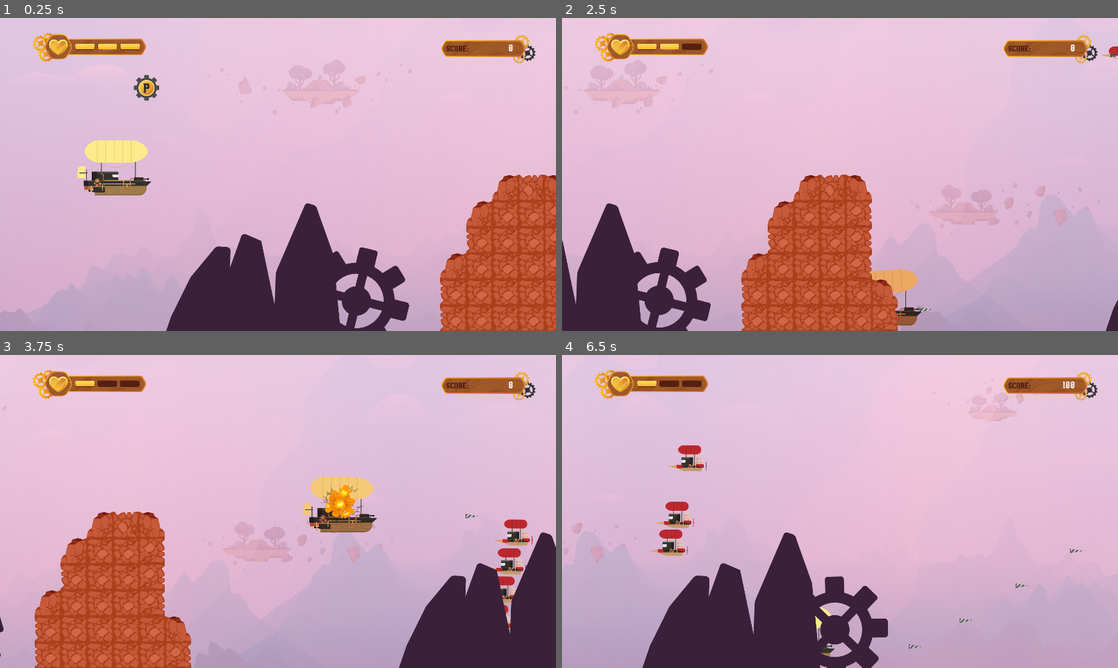
Above: before the commit, frames 1-4 (two rows, left to right).
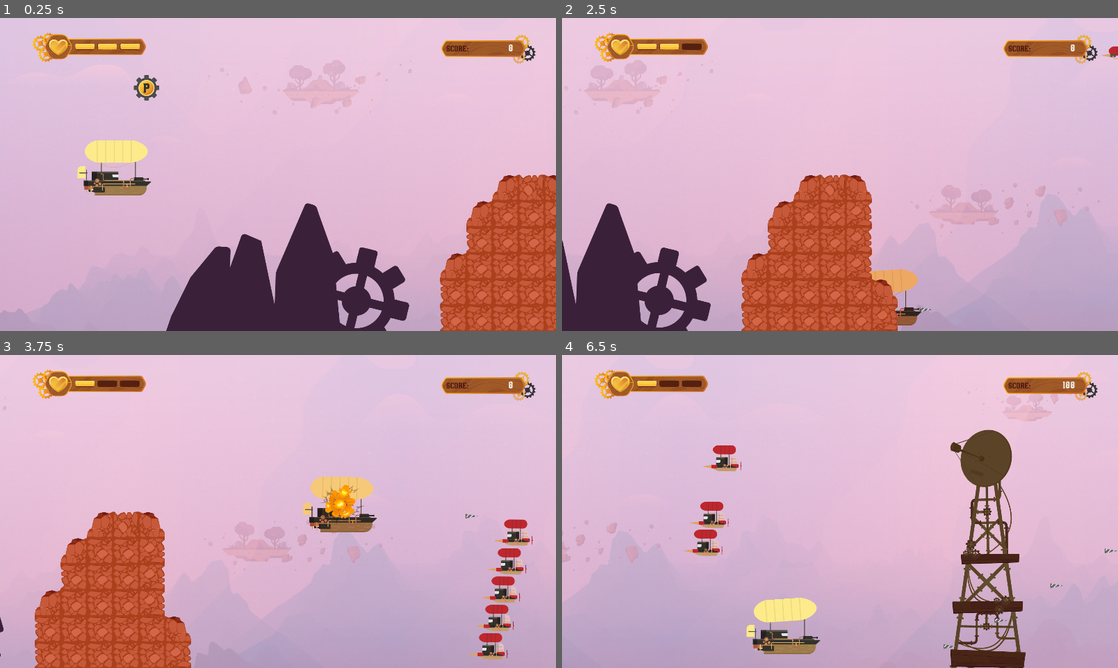
Above: after the commit, the same moments.

Repository: platzi/taller-godot-arkanet
Game: Godot game, scene res://Scenes/Nivel1.tscn
Same seed, same stepped clock (60 frames per second), same inputs: the game is played once before the commit and once after it.
Inputs (mouse positions are in pixels of both pictures, inside the frame that each line leads up to):
- Up to frame 1 (0.25 s): no input
- Up to frame 2 (2.5 s): move the mouse to (962, 158) at 0.52 s; press the mouse at (962, 158) at 0.53 s; hold D (move_right) 0.53-1.28 s; move the mouse to (728, 190) at 1.27 s; release the mouse at (728, 190) at 1.28 s; hold S (move_down) 1.28-2.03 s; click (728, 190) at 1.35 s; move the mouse to (895, 105) at 2.02 s; press the mouse at (895, 105) at 2.03 s; hold D (move_right) from 2.03 s (still down)
- Up to frame 3 (3.75 s): move the mouse to (250, 574) at 2.77 s; release D (move_right) at 2.78 s; release the mouse at (250, 574) at 2.78 s; hold W (move_up) 2.78-3.53 s; click (250, 574) at 2.85 s; move the mouse to (444, 558) at 3.52 s; press the mouse at (444, 558) at 3.53 s; hold A (move_left) from 3.53 s (still down)
- Up to frame 4 (6.5 s): move the mouse to (673, 464) at 4.27 s; release the mouse at (673, 464) at 4.28 s; click (673, 464) at 4.35 s; move the mouse to (867, 511) at 5.02 s; release A (move_left) at 5.03 s; press the mouse at (867, 511) at 5.03 s; hold S (move_down) 5.03-5.78 s; move the mouse to (756, 433) at 5.77 s; release the mouse at (756, 433) at 5.78 s; hold D (move_right) from 5.78 s (still down); click (756, 433) at 5.85 s

The runs differ from the first frame. In frame 1, less than 0.1% of the frame differs, in the area x 17-19%, y 51-54%; in frame 2, 0.1%; in frame 3, 7.5%; in frame 4, 18%, in the area x 0-100%, y 12-100%.

Commit message:
Clase 17 - Cinematica de la meta

Diff:
--- /dev/null
+++ b/Scenes/Meta.tscn
@@ -0,0 +1,122 @@
+[gd_scene load_steps=12 format=2]
+
+[ext_resource path="res://Assets/fondo/antena.png" type="Texture" id=1]
+[ext_resource path="res://Scripts/Meta.gd" type="Script" id=2]
+
+[sub_resource type="AtlasTexture" id=13]
+flags = 4
+atlas = ExtResource( 1 )
+region = Rect2( 0, 0, 350, 950 )
+
+[sub_resource type="AtlasTexture" id=14]
+flags = 4
+atlas = ExtResource( 1 )
+region = Rect2( 350, 0, 350, 950 )
+
+[sub_resource type="AtlasTexture" id=15]
+flags = 4
+atlas = ExtResource( 1 )
+region = Rect2( 700, 0, 350, 950 )
+
+[sub_resource type="AtlasTexture" id=16]
+flags = 4
+atlas = ExtResource( 1 )
+region = Rect2( 1050, 0, 350, 950 )
+
+[sub_resource type="AtlasTexture" id=17]
+flags = 4
+atlas = ExtResource( 1 )
+region = Rect2( 1400, 0, 350, 950 )
+
+[sub_resource type="AtlasTexture" id=18]
+flags = 4
+atlas = ExtResource( 1 )
+region = Rect2( 1750, 0, 350, 950 )
+
+[sub_resource type="SpriteFrames" id=19]
+animations = [ {
+"frames": [ SubResource( 13 ), SubResource( 14 ), SubResource( 15 ), SubResource( 16 ), SubResource( 17 ), SubResource( 18 ) ],
+"loop": true,
+"name": "meta",
+"speed": 15.0
+} ]
+
+[sub_resource type="Animation" id=20]
+length = 0.001
+tracks/0/type = "value"
+tracks/0/path = NodePath(".:modulate")
+tracks/0/interp = 1
+tracks/0/loop_wrap = true
+tracks/0/imported = false
+tracks/0/enabled = true
+tracks/0/keys = {
+"times": PoolRealArray( 0 ),
+"transitions": PoolRealArray( 1 ),
+"update": 0,
+"values": [ Color( 0.392157, 0.392157, 0.392157, 1 ) ]
+}
+tracks/1/type = "value"
+tracks/1/path = NodePath(".:playing")
+tracks/1/interp = 1
+tracks/1/loop_wrap = true
+tracks/1/imported = false
+tracks/1/enabled = true
+tracks/1/keys = {
+"times": PoolRealArray( 0 ),
+"transitions": PoolRealArray( 1 ),
+"update": 0,
+"values": [ false ]
+}
+
+[sub_resource type="Animation" id=21]
+resource_name = "meta"
+length = 2.0
+tracks/0/type = "value"
+tracks/0/path = NodePath(".:modulate")
+tracks/0/interp = 1
+tracks/0/loop_wrap = true
+tracks/0/imported = false
+tracks/0/enabled = true
+tracks/0/keys = {
+"times": PoolRealArray( 0, 2 ),
+"transitions": PoolRealArray( 1, 1 ),
+"update": 0,
+"values": [ Color( 0.392157, 0.392157, 0.392157, 1 ), Color( 1, 1, 1, 1 ) ]
+}
+tracks/1/type = "value"
+tracks/1/path = NodePath(".:playing")
+tracks/1/interp = 1
+tracks/1/loop_wrap = true
+tracks/1/imported = false
+tracks/1/enabled = true
+tracks/1/keys = {
+"times": PoolRealArray( 0 ),
+"transitions": PoolRealArray( 1 ),
+"update": 1,
+"values": [ true ]
+}
+
+[node name="Meta" type="AnimatedSprite"]
+modulate = Color( 0.392157, 0.392157, 0.392157, 1 )
+frames = SubResource( 19 )
+animation = "meta"
+script = ExtResource( 2 )
+NextLevel = "res://Scenes/Nivel1.tscn"
+
+[node name="VisibilityNotifier2D" type="VisibilityNotifier2D" parent="."]
+position = Vector2( 518, 0 )
+scale = Vector2( 1.6, 1.6 )
+
+[node name="PosicionAntena" type="Position2D" parent="."]
+position = Vector2( -6, 98 )
+
+[node name="PosicionSalida" type="Position2D" parent="."]
+position = Vector2( 951, 2 )
+
+[node name="Tween" type="Tween" parent="."]
+
+[node name="AnimationPlayer" type="AnimationPlayer" parent="."]
+anims/RESET = SubResource( 20 )
+anims/meta = SubResource( 21 )
+
+[connection signal="screen_entered" from="VisibilityNotifier2D" to="." method="_on_VisibilityNotifier2D_screen_entered"]
--- a/Scenes/Nivel1.tscn
+++ b/Scenes/Nivel1.tscn
@@ -13,14 +13,10 @@
 [ext_resource path="res://Assets/fonts/Kubika Font/Kubika Rough.ttf" type="DynamicFontData" id=11]
 [ext_resource path="res://Assets/hud/tabla_puntos.png" type="Texture" id=12]
 [ext_resource path="res://Assets/fondo/tilemap.png" type="Texture" id=13]
+[ext_resource path="res://Scenes/Meta.tscn" type="PackedScene" id=14]
 
 [sub_resource type="CircleShape2D" id=1]
 radius = 40.05
-
-[sub_resource type="DynamicFont" id=2]
-size = 40
-use_filter = true
-font_data = ExtResource( 11 )
 
 [sub_resource type="ConvexPolygonShape2D" id=3]
 points = PoolVector2Array( 0, 0, 90, 0, 90, 90, 0, 90 )
@@ -129,6 +125,11 @@
 } ]
 0/z_index = 0
 
+[sub_resource type="DynamicFont" id=2]
+size = 40
+use_filter = true
+font_data = ExtResource( 11 )
+
 [node name="Nivel1" type="Node2D"]
 
 [node name="ParallaxBackground" type="ParallaxBackground" parent="."]
@@ -165,10 +166,16 @@
 [node name="CollisionShape2D" type="CollisionShape2D" parent="PowerUp"]
 shape = SubResource( 1 )
 
+[node name="Meta" parent="." instance=ExtResource( 14 )]
+position = Vector2( 3951, 685 )
+
+[node name="TileMap" type="TileMap" parent="."]
+tile_set = SubResource( 12 )
+cell_size = Vector2( 90, 90 )
+format = 1
+tile_data = PoolIntArray( 393236, 0, 0, 393237, 0, 1, 393238, 0, 2, 458771, 0, 0, 458772, 0, 65537, 458773, 0, 65537, 458774, 0, 65538, 524307, 0, 65536, 524308, 0, 65537, 524309, 0, 65537, 524310, 0, 65538, 589842, 0, 0, 589843, 0, 65537, 589844, 0, 65537, 589845, 0, 65537, 589846, 0, 65538, 655378, 0, 65536, 655379, 0, 65537, 655380, 0, 65537, 655381, 0, 65537, 655382, 0, 65537, 655383, 0, 2, 720914, 0, 65536, 720915, 0, 65537, 720916, 0, 65537, 720917, 0, 65537, 720918, 0, 65537, 720919, 0, 65538, 786450, 0, 131072, 786451, 0, 131073, 786452, 0, 131073, 786453, 0, 131073, 786454, 0, 131073, 786455, 0, 131074 )
+
 [node name="Monte" parent="." instance=ExtResource( 6 )]
-
-[node name="Monte2" parent="." instance=ExtResource( 6 )]
-position = Vector2( 2213, -27 )
 
 [node name="HUD" type="CanvasLayer" parent="." groups=["hud"]]
 
@@ -218,10 +225,4 @@
 valign = 1
 clip_text = true
 
-[node name="TileMap" type="TileMap" parent="."]
-tile_set = SubResource( 12 )
-cell_size = Vector2( 90, 90 )
-format = 1
-tile_data = PoolIntArray( 393236, 0, 0, 393237, 0, 1, 393238, 0, 2, 458771, 0, 0, 458772, 0, 65537, 458773, 0, 65537, 458774, 0, 65538, 524307, 0, 65536, 524308, 0, 65537, 524309, 0, 65537, 524310, 0, 65538, 589842, 0, 0, 589843, 0, 65537, 589844, 0, 65537, 589845, 0, 65537, 589846, 0, 65538, 655378, 0, 65536, 655379, 0, 65537, 655380, 0, 65537, 655381, 0, 65537, 655382, 0, 65537, 655383, 0, 2, 720914, 0, 65536, 720915, 0, 65537, 720916, 0, 65537, 720917, 0, 65537, 720918, 0, 65537, 720919, 0, 65538, 786450, 0, 131072, 786451, 0, 131073, 786452, 0, 131073, 786453, 0, 131073, 786454, 0, 131073, 786455, 0, 131074 )
-
 [connection signal="body_entered" from="PowerUp" to="PowerUp" method="_on_PowerUp_body_entered"]
--- a/Scenes/Personaje.tscn
+++ b/Scenes/Personaje.tscn
@@ -180,7 +180,6 @@
 position = Vector2( -6, 26 )
 frames = SubResource( 7 )
 animation = "idle"
-frame = 1
 playing = true
 
 [node name="Globo" type="Sprite" parent="."]
--- a/Scripts/Camera2D.gd
+++ b/Scripts/Camera2D.gd
@@ -3,4 +3,5 @@
 export (int) var velocidad = 400
 
 func _physics_process(delta):
-	position.x += velocidad*delta
+	if !Global.cinematica:
+		position.x += velocidad*delta
--- a/Scripts/Global.gd
+++ b/Scripts/Global.gd
@@ -3,6 +3,7 @@
 
 var puntos = 0
 var vidas = 3
+var cinematica = false
 var LabelPuntos
 
 func remove_vida():
--- /dev/null
+++ b/Scripts/Meta.gd
@@ -0,0 +1,38 @@
+extends AnimatedSprite
+
+export (String, FILE) var NextLevel
+onready var personaje = get_tree().get_nodes_in_group("personaje")[0]
+
+
+
+
+func cinematica():
+	Global.cinematica = true
+	var personaje_position = personaje.global_position
+	var posicion_antena = $PosicionAntena.global_position
+	var posicion_salida = $PosicionSalida.global_position
+	$Tween.interpolate_property(
+		personaje,
+		"global_position",
+		personaje_position,
+		posicion_antena,
+		2
+	)
+	$Tween.start()
+	yield($Tween,"tween_all_completed")
+	$AnimationPlayer.play("meta")
+	yield($AnimationPlayer,"animation_finished")
+	$Tween.interpolate_property(
+		personaje,
+		"global_position",
+		posicion_antena,
+		posicion_salida,
+		2
+	)
+	$Tween.start()
+	yield($Tween,"tween_all_completed")
+	Global.cinematica = false
+	get_tree().change_scene(NextLevel)
+
+func _on_VisibilityNotifier2D_screen_entered():
+	cinematica()
--- a/Scripts/Personaje.gd
+++ b/Scripts/Personaje.gd
@@ -46,10 +46,11 @@
 		instancia_disparo.set_as_toplevel(true)
 
 func _physics_process(_delta):
-	get_inputs()
-	movimiento = move_and_slide(movimiento)
-	if is_on_wall():
-		take_damage()
+	if !Global.cinematica:
+		get_inputs()
+		movimiento = move_and_slide(movimiento)
+		if is_on_wall():
+			take_damage()
 
 func take_damage():
 	Global.remove_vida()
Not shown: 1 places in Scenes/Nivel1.tscn that only renumber resources
